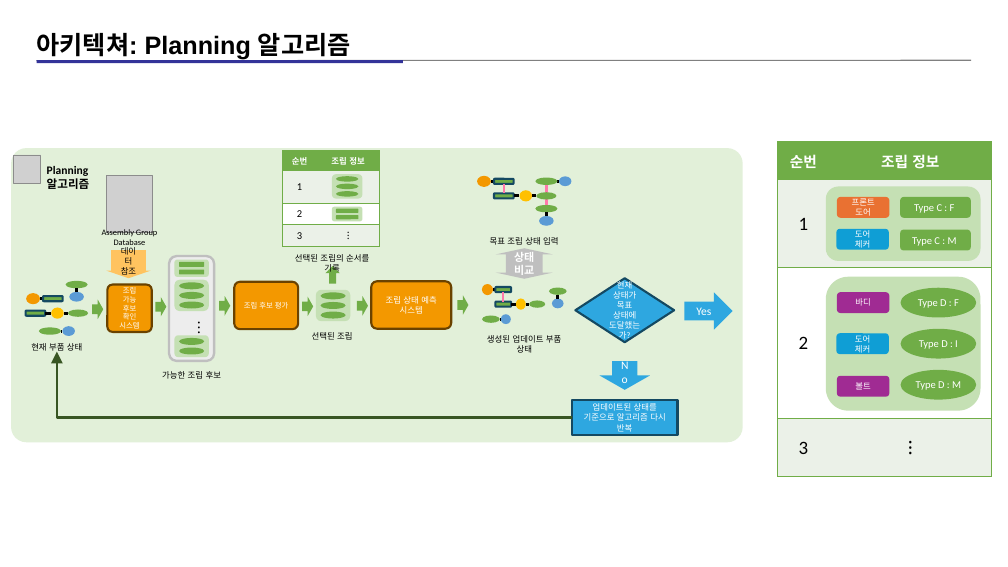
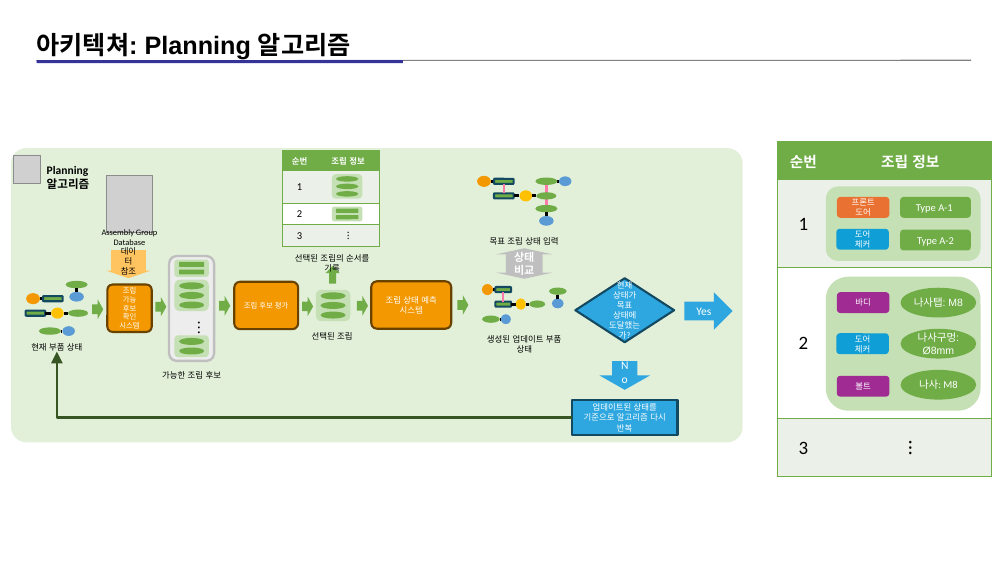
Before and after one commit to kimz1121/test, a slide deck: slide 8 of 현대차 심볼릭 플레너 예시 설명 자료_11_아키텍쳐_자료(작성중).pptx (slide 7 before the commit). Drawn at 1008x567 pixels with LibreOffice and Linux fonts; fonts in the diff are those of the drawing; grey boxes stand for pictures. Boxes give left, top, right and bottom in pixels: in the first picture for what was removed or moved away, otherwise in the second. Text is boxed around its words. In the diff, an @@ line names an element or a change of style, - is before the commit and + after.

```diff
--- a/현대차 심볼릭 플레너 예시 설명 자료_11_아키텍쳐_자료(작성중).pptx
+++ b/현대차 심볼릭 플레너 예시 설명 자료_11_아키텍쳐_자료(작성중).pptx
@@ text in rounded rectangle at box(916, 204, 952, 213): text changed @@
-Type C : F
+Type A-1
@@ text in rounded rectangle at box(917, 237, 953, 246): text changed @@
-Type C : M
+Type A-2
@@ text in ellipse at box(914, 297, 963, 307): text changed; font Calibri to Arial @@
-Type D : F
+나사탭: M8
@@ text in ellipse at box(918, 330, 959, 355): text changed; font Calibri to Arial @@
-Type D : I
+나사구멍: Ø8mm
@@ text in ellipse at box(919, 379, 957, 389): text changed @@
-Type D : M
+나사: M8
```
Also in this commit, not shown: 1 other slide changed, 7 slides added, 1 other file.
